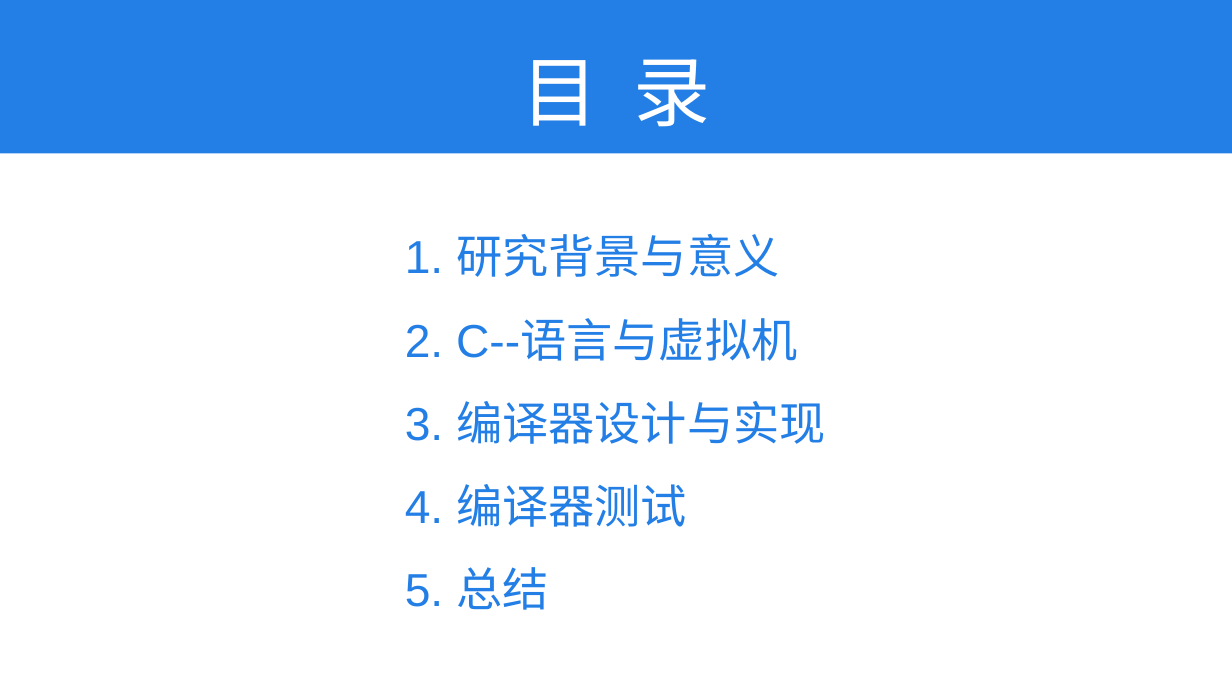
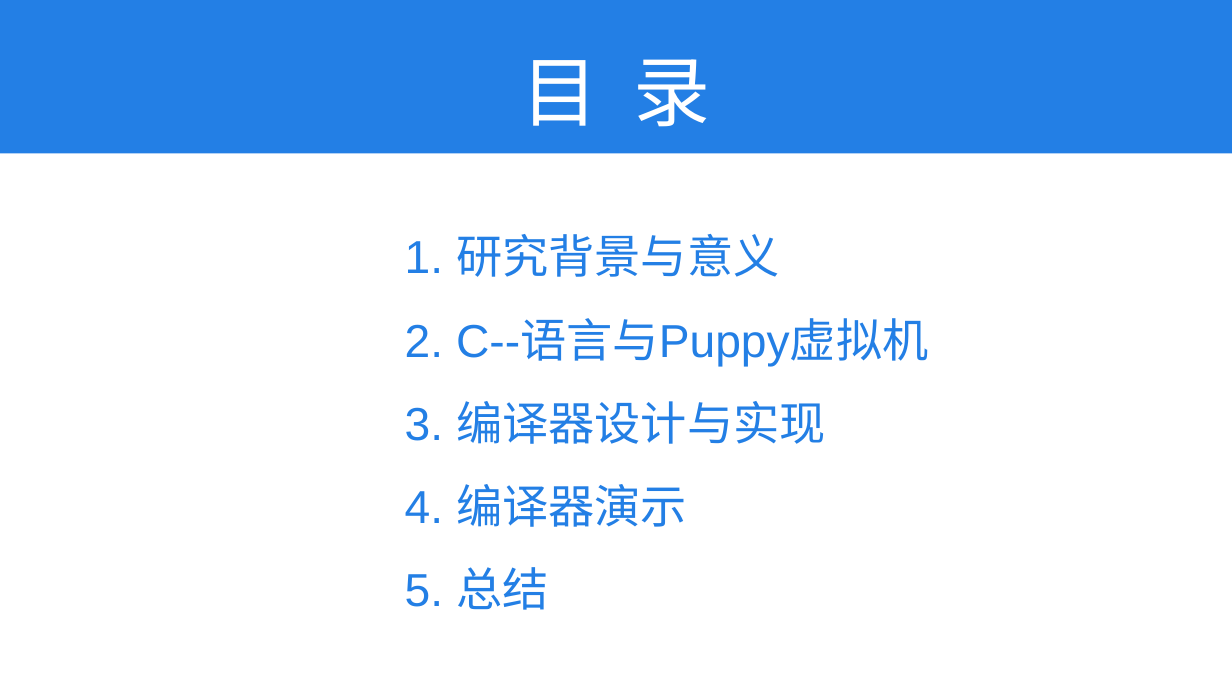
Before and after one commit to kkli28/cc, a slide deck: slide 2 of 论文相关/答辩ppt.pptx. Drawn at 1232x693 pixels with LibreOffice and Linux fonts; fonts in the diff are those of the drawing. Boxes give left, top, right and bottom in pixels: in the first picture for what was removed or moved away, otherwise in the second. Text is boxed around its words. In the diff, an @@ line names an element or a change of style, - is before the commit and + after.

```diff
--- a/论文相关/答辩ppt.pptx
+++ b/论文相关/答辩ppt.pptx
@@ text at box(405, 320, 928, 366): text changed @@
-2. C--语言与虚拟机
+2. C--语言与Puppy虚拟机
@@ text at box(405, 484, 687, 527): text changed @@
-4. 编译器测试
+4. 编译器演示
```
Also in this commit, not shown: 2 other slides changed, 7 slides added, 1 slide removed, 3 other files.
